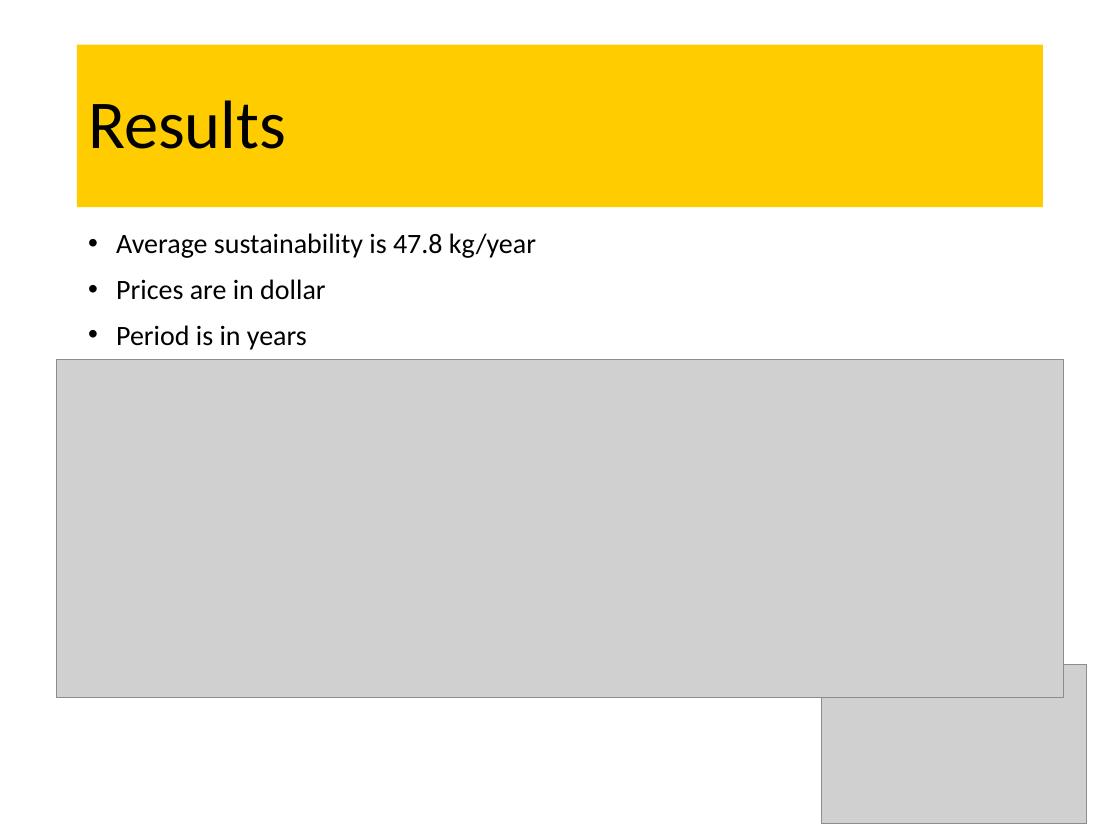
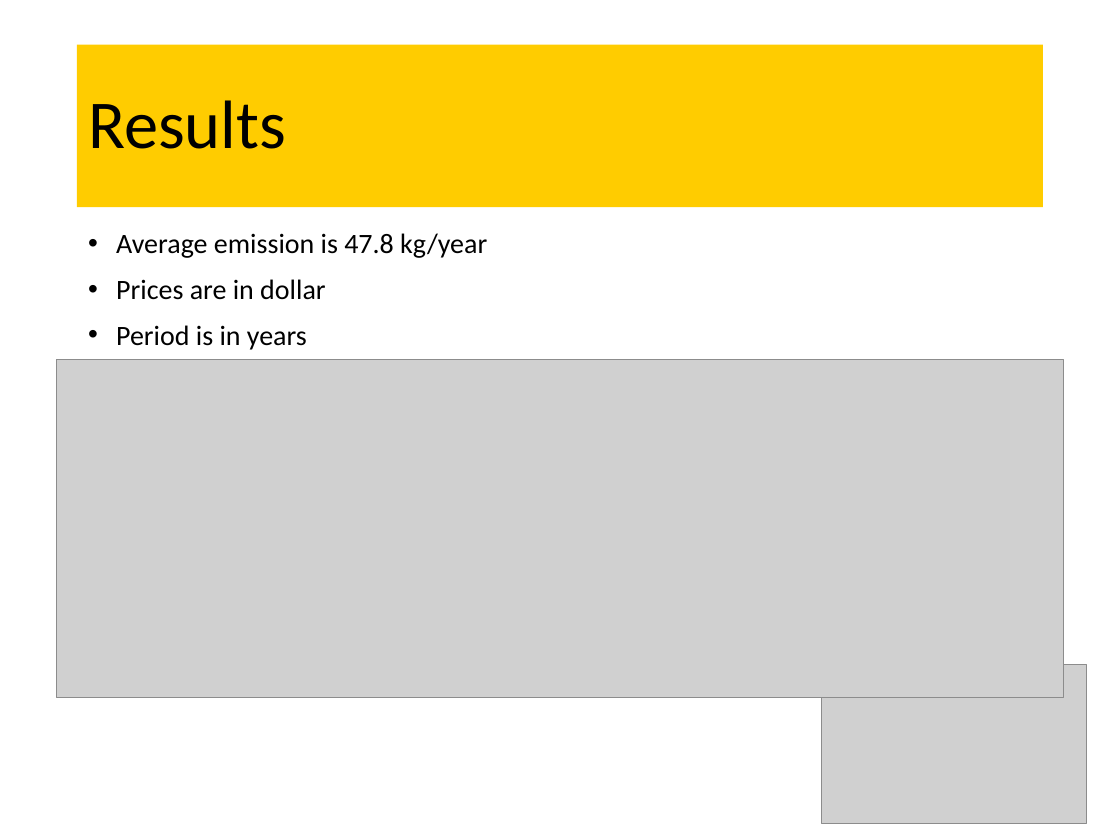
Before and after one commit to Scottielee33/thesis_2024_PC_LTE, a slide deck: slide 10 of final_presentation.pptx. Drawn at 1120x840 pixels with LibreOffice and Linux fonts; fonts in the diff are those of the drawing; grey boxes stand for pictures. Boxes give left, top, right and bottom in pixels: in the first picture for what was removed or moved away, otherwise in the second. Text is boxed around its words. In the diff, an @@ line names an element or a change of style, - is before the commit and + after.

```diff
--- a/final_presentation.pptx
+++ b/final_presentation.pptx
@@ text at [116,233,487,258]: text changed @@
-• Average sustainability is 47.8 kg/year
+• Average emission is 47.8 kg/year
```
Also in this commit, not shown: 1 slide removed, 1 other file.
